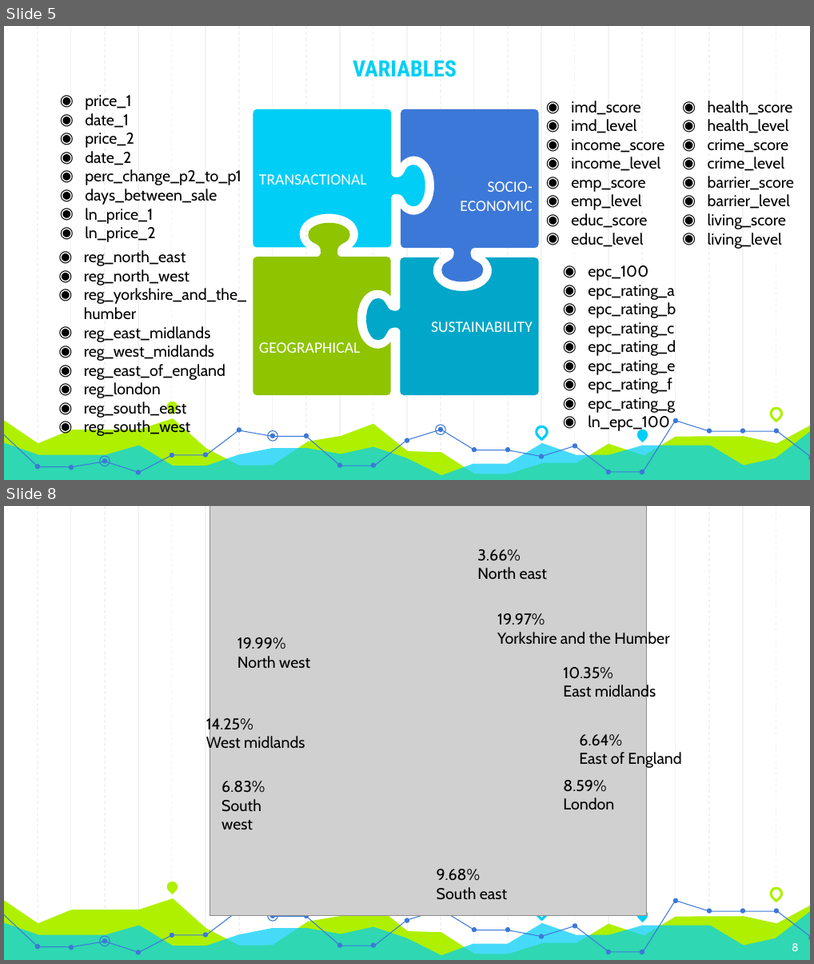
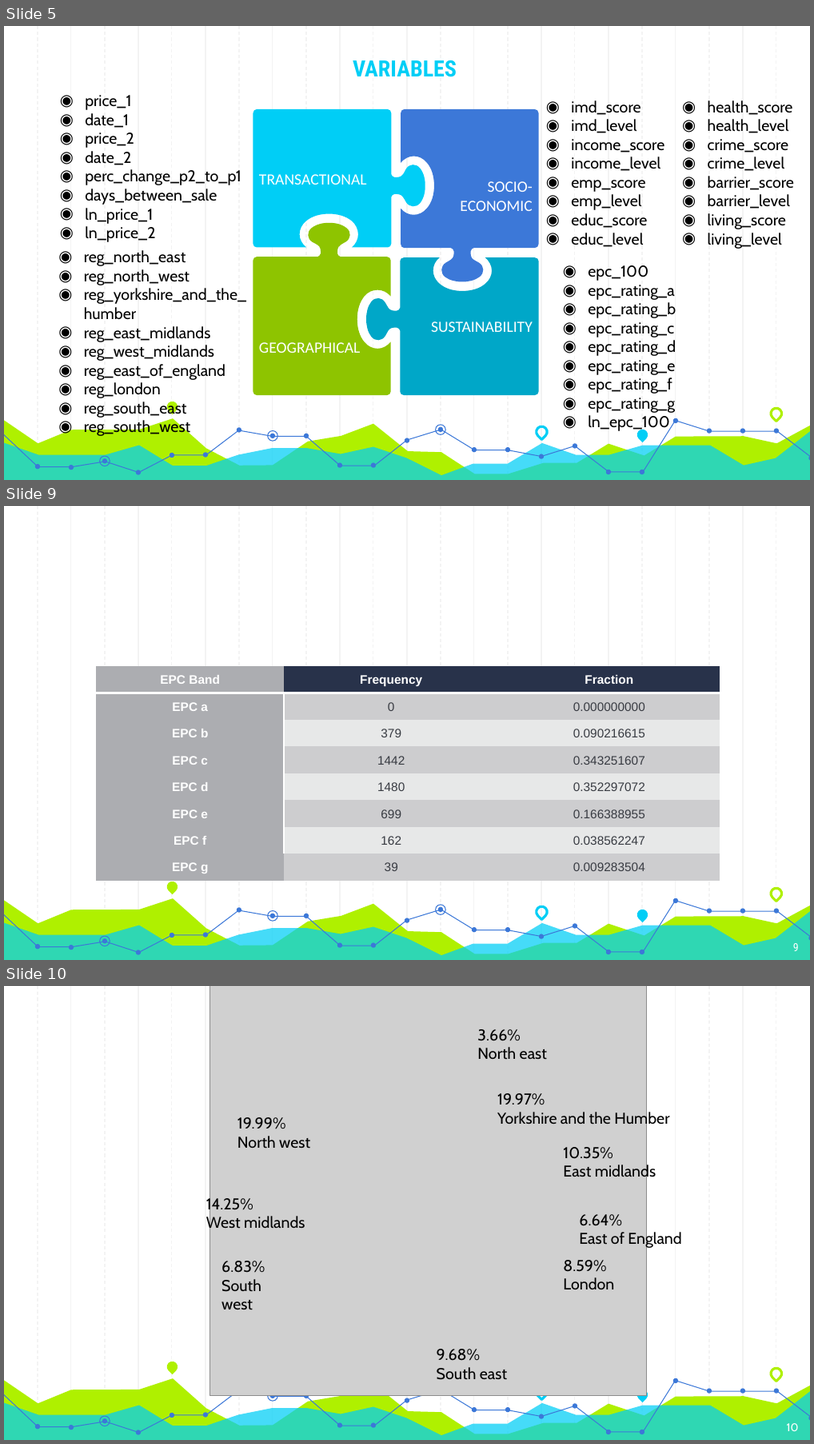
Before and after one commit to Sanchayan-Bhowal/Project-Energy-Economy, a slide deck: Project_ppt.pptx. Shown one above the other, each under a label of ours: slides 5 and 8 before the commit, slides 5, 9 and 10 after it; the slides between them are not shown. The pictures are 814x964 and 814x1444 pixels, drawn with LibreOffice and Linux fonts; fonts in the diff are those of the drawing; grey boxes stand for pictures. Boxes give left, top, right and bottom in pixels: in the first picture for what was removed or moved away, otherwise in the second. Text is boxed around its words. In the diff, an @@ line names an element or a change of style, - is before the commit and + after.

```diff
--- a/Project_ppt.pptx
+++ b/Project_ppt.pptx
@@ slide 9 added at bbox=[4, 506, 810, 960], background #FFFFFF; not listed: 59 template elements that a slide beside it also shows @@
@@ table added at bbox=[97, 667, 721, 881], 8 rows, 3 columns @@
+EPC Band | Frequency | Fraction
+EPC a | 0 | 0.000000000
+EPC b | 379 | 0.090216615
+EPC c | 1442 | 0.343251607
+EPC d | 1480 | 0.352297072
+EPC e | 699 | 0.166388955
+EPC f | 162 | 0.038562247
+EPC g | 39 | 0.009283504
@@ page number added at bbox=[794, 943, 799, 951], 10 pt, text #FFFFFF @@
+9
@@ what was slide 8 is now slide 10 @@
@@ page number at bbox=[787, 1423, 799, 1431]: text changed @@
-8
+10
```
Also in this commit, not shown: 7 slides changed, 9 other slides added, 1 slide removed, 1 other file.
